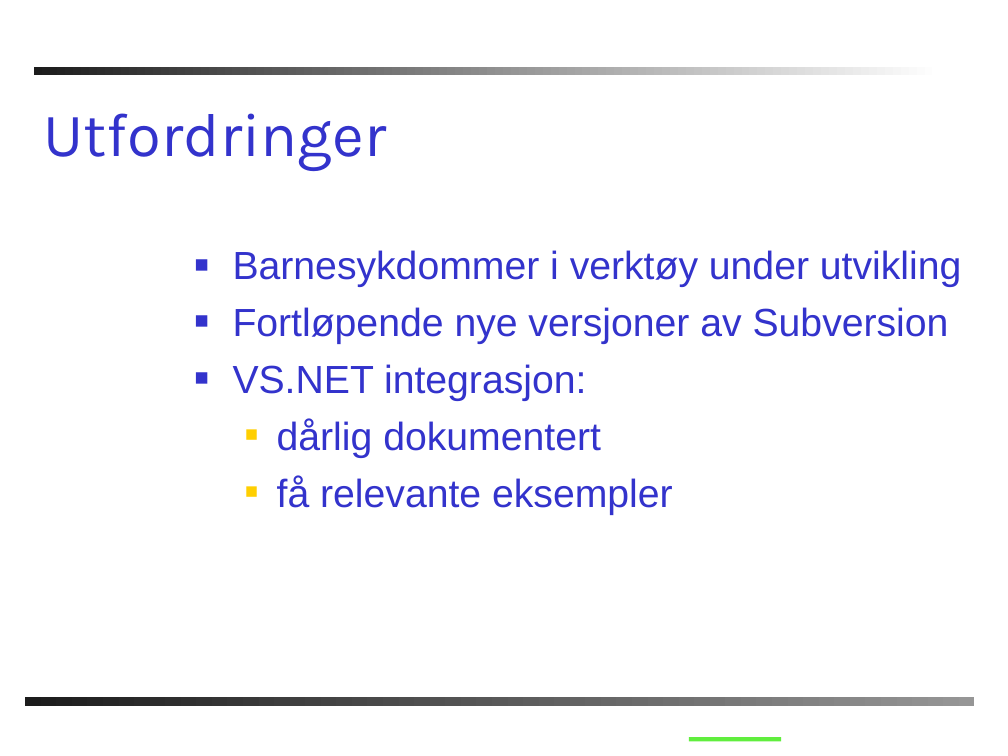
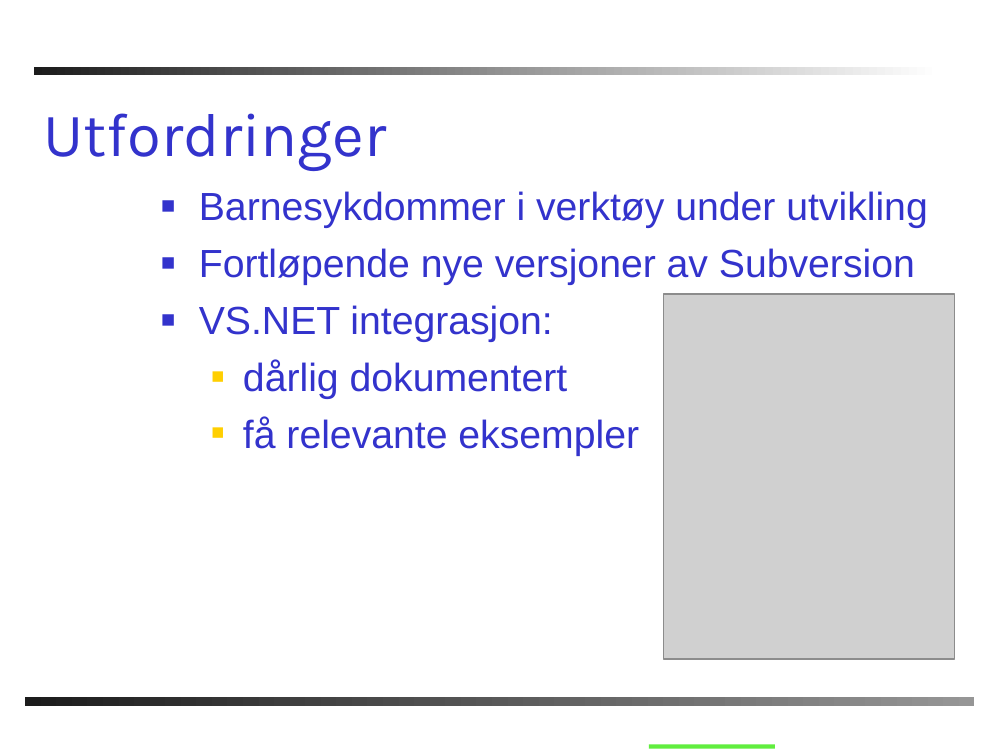
Before and after one commit to AnkhSVN/AnkhSVN, a slide deck: slide 17 of doc/powerpoint/Subversion_addin_for_VS.NET.ppt (slide 23 before the commit). Drawn at 1008x756 pixels with LibreOffice and Linux fonts; fonts in the diff are those of the drawing; grey boxes stand for pictures; background and template pictures are left out. Boxes give left, top, right and bottom in pixels: in the first picture for what was removed or moved away, otherwise in the second. Text is boxed around its words. In the diff, an @@ line names an element or a change of style, - is before the commit and + after.

```diff
--- a/doc/powerpoint/Subversion_addin_for_VS.NET.ppt
+++ b/doc/powerpoint/Subversion_addin_for_VS.NET.ppt
@@ text "Barnesykdommer i verktøy under utvikling": place and size @@
-text "Barnesykdommer i verktøy under utvikling" at [233, 250, 962, 515]
+text "Barnesykdommer i verktøy under utvikling" at [199, 191, 928, 456]
@@ picture added at [663, 294, 955, 659] @@
@@ line moved from (688, 739) - (781, 739) to (649, 747) - (775, 747) @@
```
Also in this commit, not shown: 14 other slides changed, 2 slides added, 8 slides removed.
